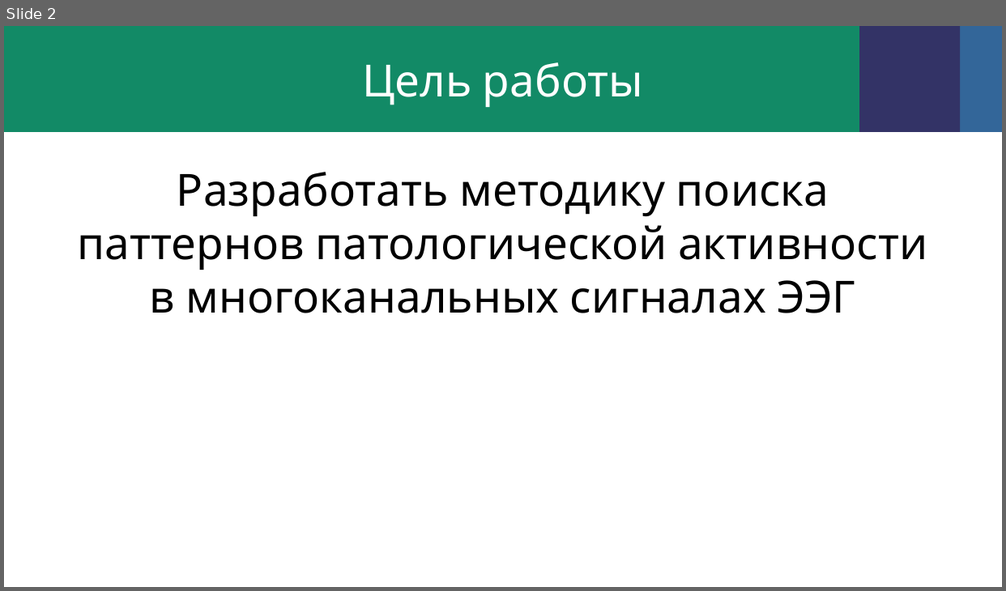
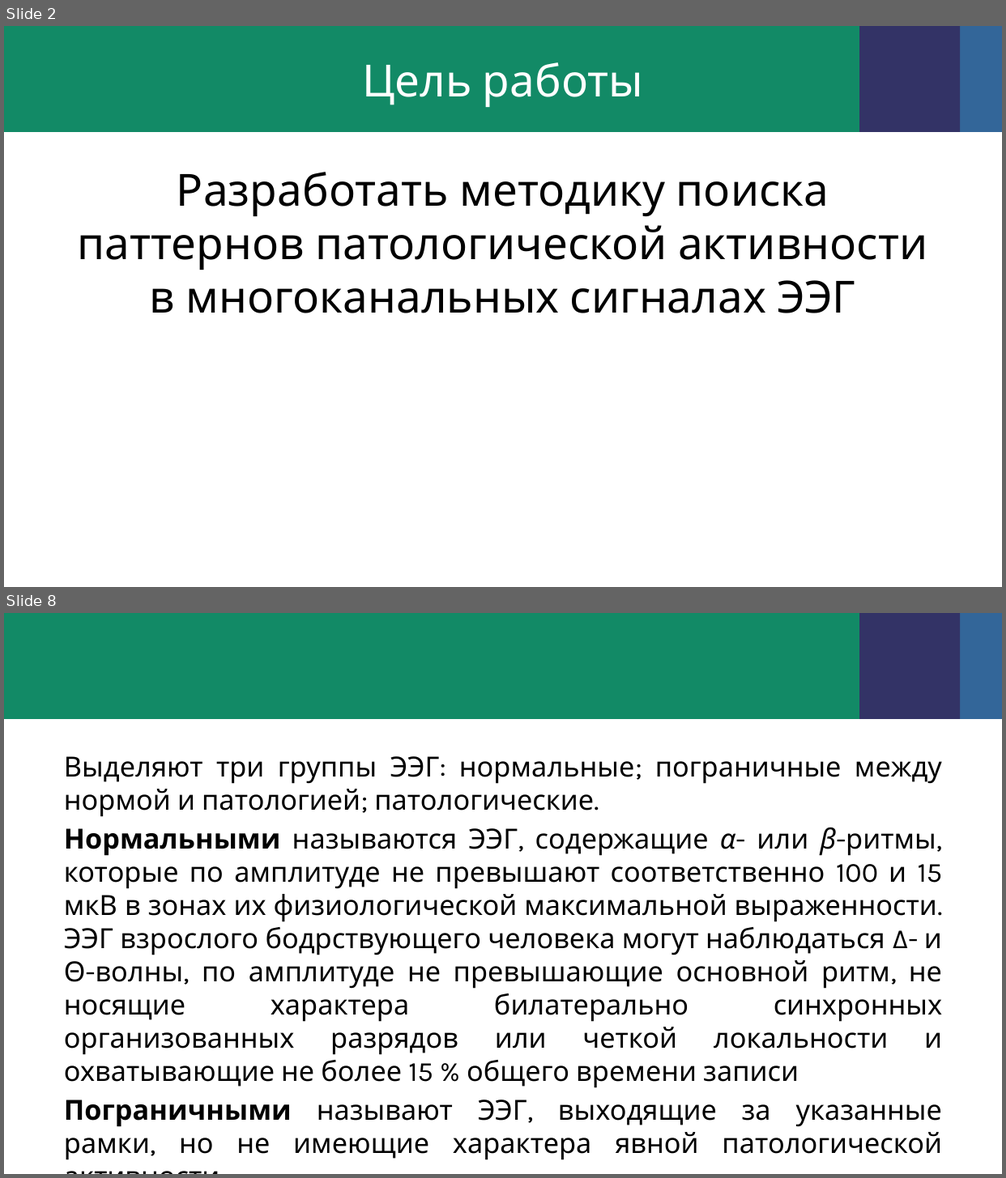
Before and after one commit to dina586/essay_eng, a slide deck: презентация.pptx. Shown one above the other, each under a label of ours: slide 2 before the commit, slides 2 and 8 after it; the slides between them are not shown. The pictures are 1006x591 and 1006x1178 pixels, drawn with LibreOffice and Linux fonts; fonts in the diff are those of the drawing; background and template pictures are left out. Boxes give left, top, right and bottom in pixels: in the first picture for what was removed or moved away, otherwise in the second. Text is boxed around its words. In the diff, an @@ line names an element or a change of style, - is before the commit and + after.

```diff
--- a/презентация.pptx
+++ b/презентация.pptx
@@ slide 8 added at [4,613,1002,1174], background picture (left out); not listed: 3 template elements that a slide beside it also shows @@
@@ text added at [64,756,943,1161], 20 pt, text #000000 @@
+Выделяют три группы ЭЭГ: нормальные; пограничные между нормой и патологией; патологические.
+Нормальными называются ЭЭГ, содержащие α- или β-ритмы, которые по амплитуде не превышают соответственно 100 и 15 мкВ в зонах их физиологической максимальной выраженности. ЭЭГ взрослого бодрствующего человека могут наблюдаться Δ- и Θ-волны, по амплитуде не превышающие основной ритм, не носящие характера билатерально синхронных организованных разрядов или четкой локальности и охватывающие не более 15 % общего времени записи
+Пограничными называют ЭЭГ, выходящие за указанные рамки, но не имеющие характера явной патологической активности.
```
Also in this commit, not shown: 2 slides changed, 12 other slides added, 2 slides removed, 21 other files.
